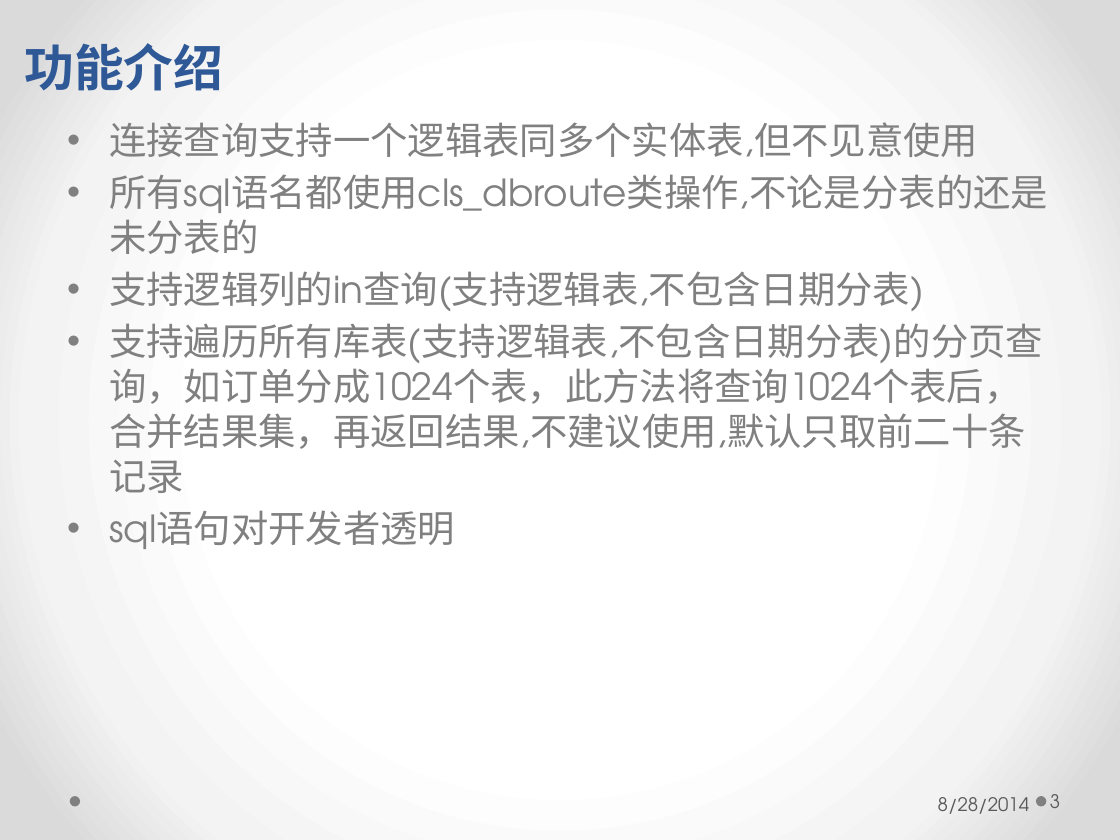
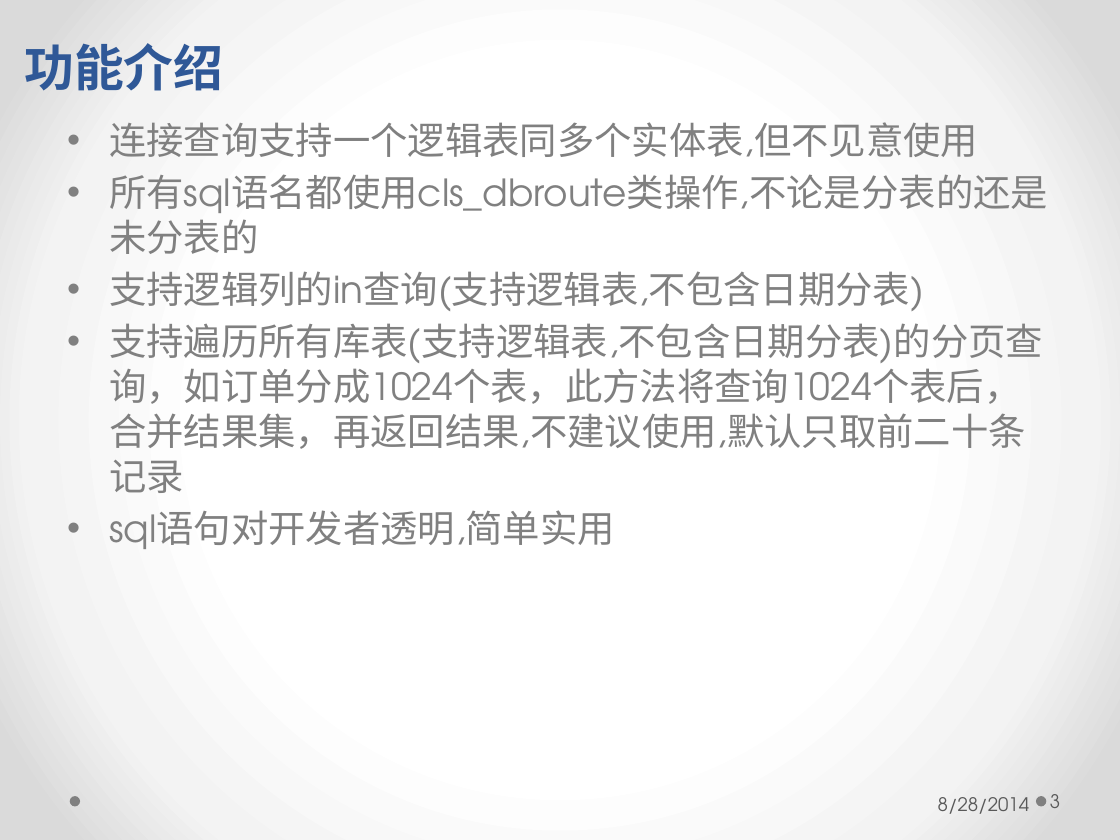
Before and after one commit to longhaisheng/dbroute, a slide deck: slide 3 of dbroute.pptx. Drawn at 1120x840 pixels with LibreOffice and Linux fonts; fonts in the diff are those of the drawing. Boxes give left, top, right and bottom in pixels: in the first picture for what was removed or moved away, otherwise in the second. Text is boxed around its words. In the diff, an @@ line names an element or a change of style, - is before the commit and + after.

```diff
--- a/dbroute.pptx
+++ b/dbroute.pptx
@@ text at (109,510,615,549): text changed @@
-• sql语句对开发者透明
+• sql语句对开发者透明,简单实用
```
Also in this commit, not shown: 1 other slide changed.
